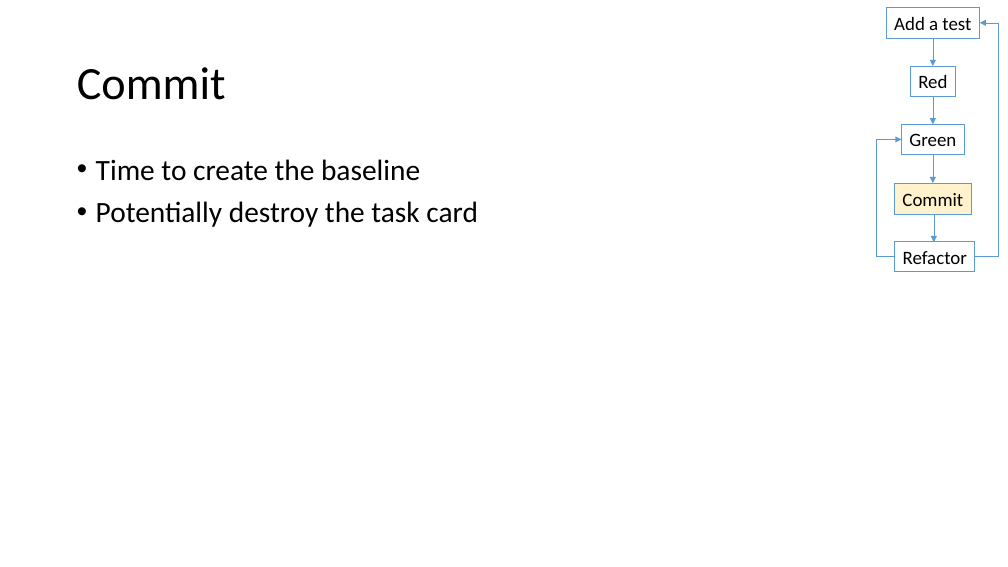
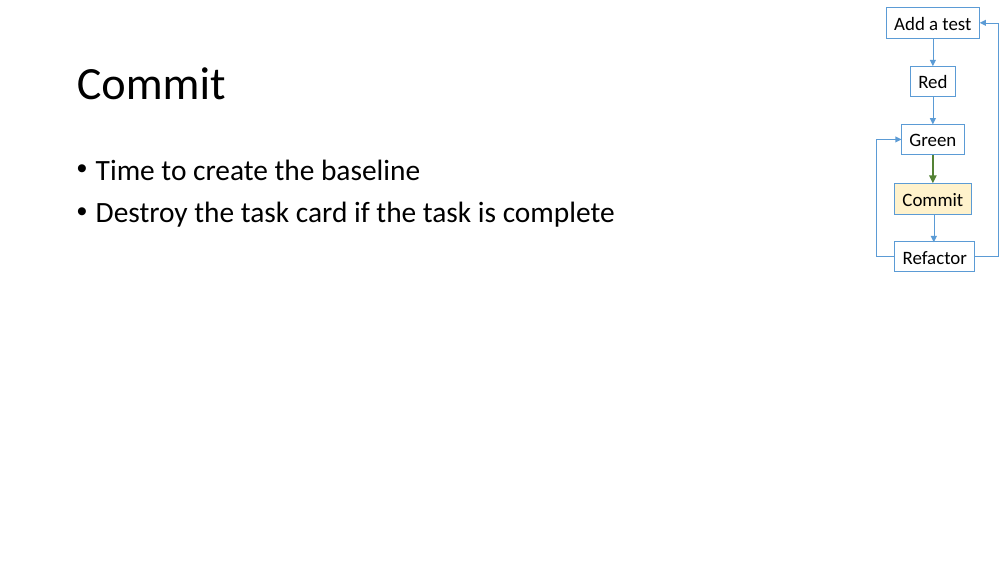
Before and after one commit to LlanddewiLovesYou/TDD_Darts, a slide deck: slide 25 of curriculum.pptx. Drawn at 1008x567 pixels with LibreOffice and Linux fonts; fonts in the diff are those of the drawing. Boxes give left, top, right and bottom in pixels: in the first picture for what was removed or moved away, otherwise in the second. Text is boxed around its words. In the diff, an @@ line names an element or a change of style, - is before the commit and + after.

```diff
--- a/curriculum.pptx
+++ b/curriculum.pptx
@@ arrow (933, 155) - (933, 183): stroke #5B9BD5 0.5 pt to #548235 2.5 pt @@
@@ text at [96,201,615,227]: text changed @@
-• Potentially destroy the task card
+• Destroy the task card if the task is complete
```
Also in this commit, not shown: 21 other slides changed.
